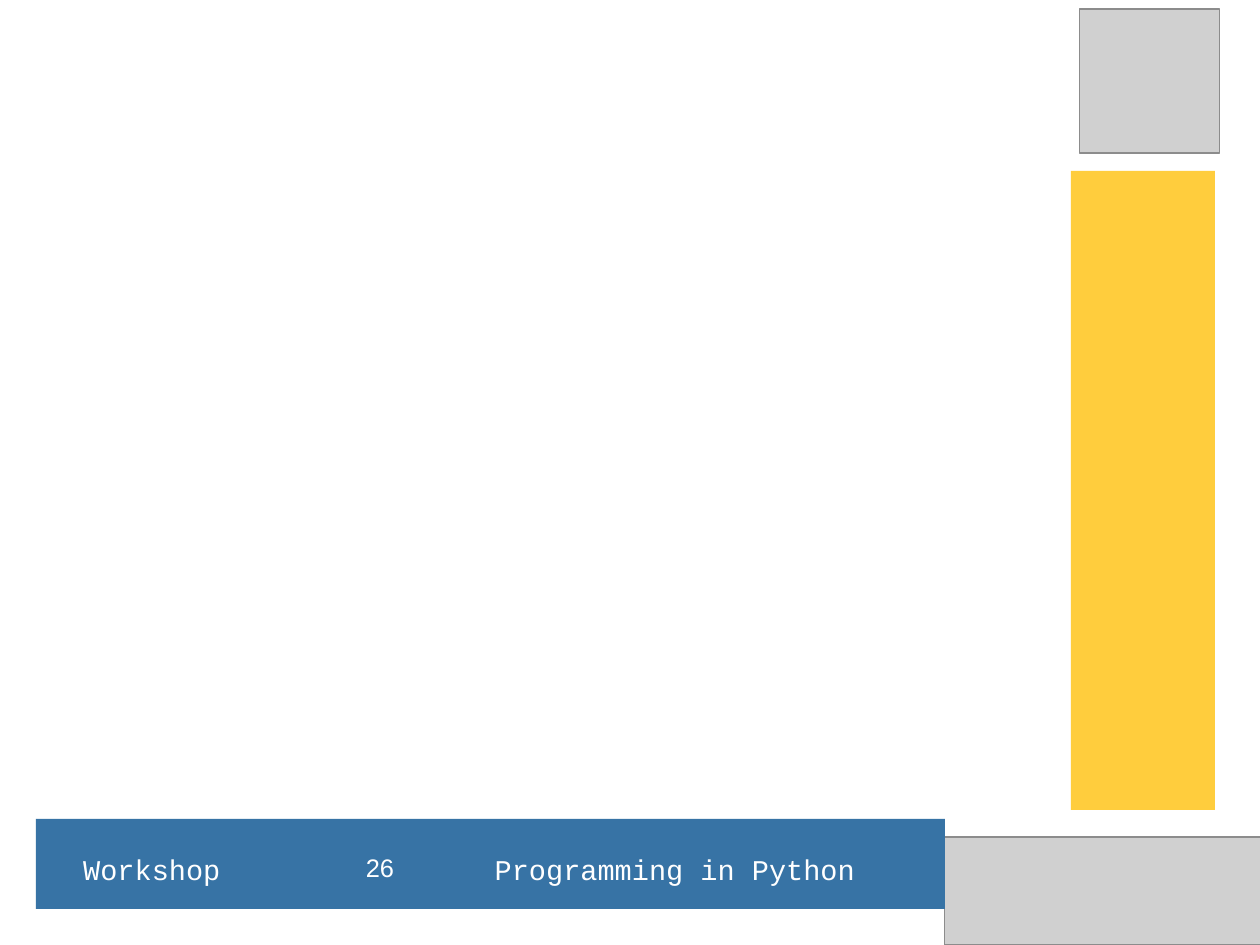
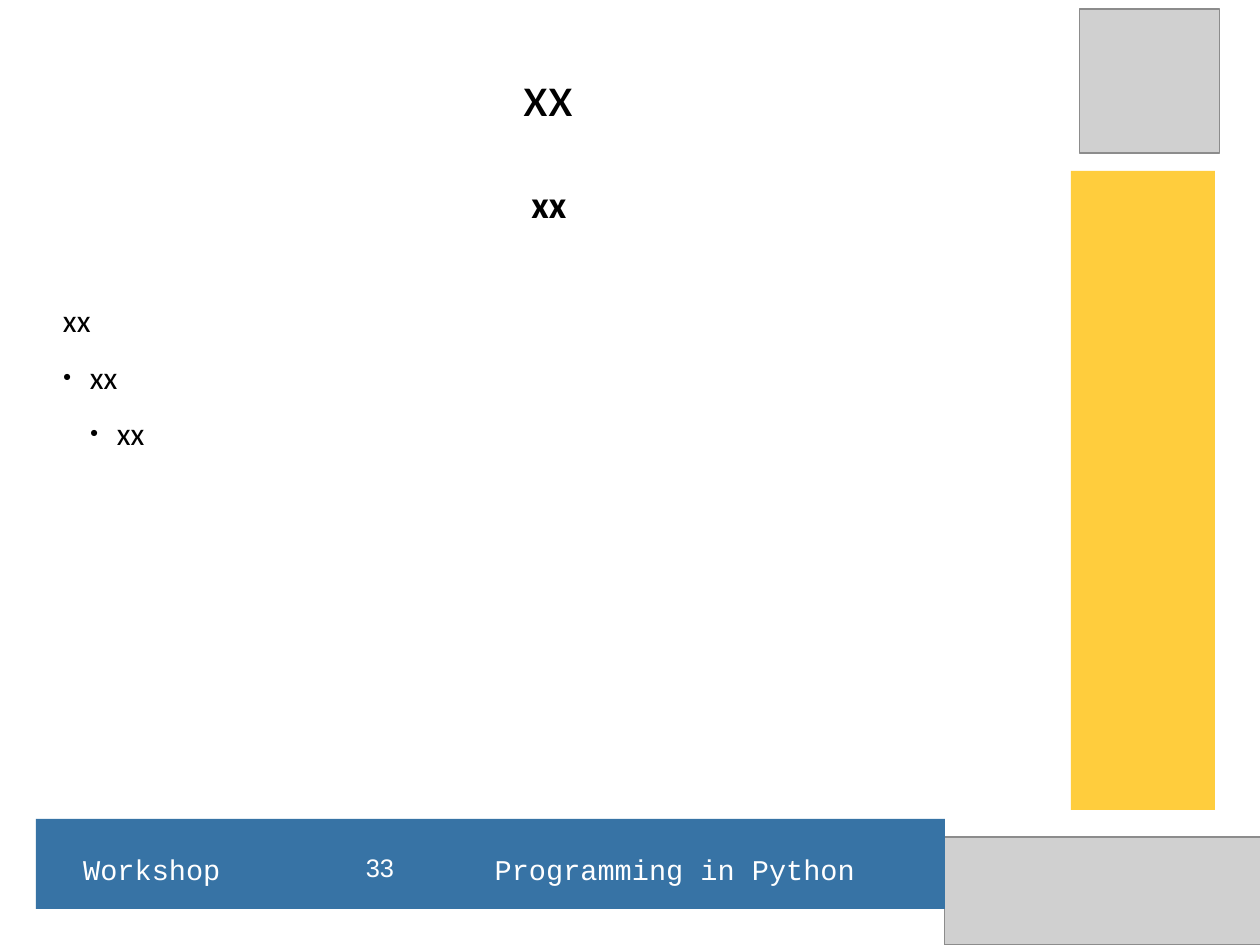
Before and after one commit to hans-boden/pyws-fablab-lisbon, a slide deck: slide 33 of resources/python_ws_2016Q1.odp (slide 26 before the commit). Drawn at 1260x945 pixels with LibreOffice and Linux fonts; fonts in the diff are those of the drawing; grey boxes stand for pictures. Boxes give left, top, right and bottom in pixels: in the first picture for what was removed or moved away, otherwise in the second. Text is boxed around its words. In the diff, an @@ line names an element or a change of style, - is before the commit and + after.

```diff
--- a/resources/python_ws_2016Q1.odp
+++ b/resources/python_ws_2016Q1.odp
@@ title added at box(524, 88, 573, 116), 36 pt, text #000000 @@
+xx
@@ subtitle added at box(63, 199, 566, 445), 20 pt, text #000000 @@
+xx
+xx
+● xx
+  ● xx
@@ page number at box(366, 859, 394, 878): text changed @@
-26
+33
```
Also in this commit, not shown: 1 other slide changed, 7 slides added, 1 slide removed, 9 other files.
